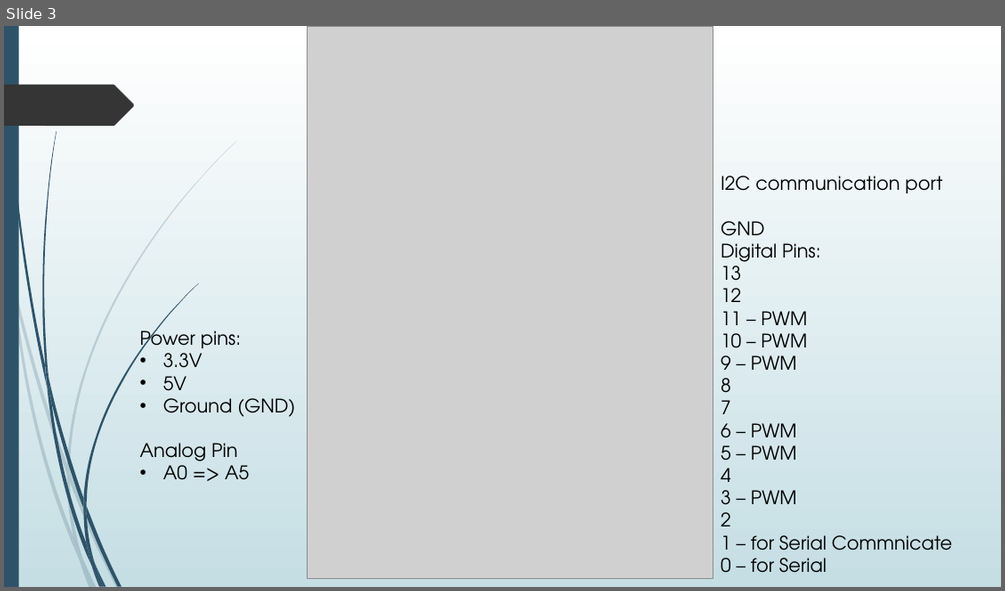
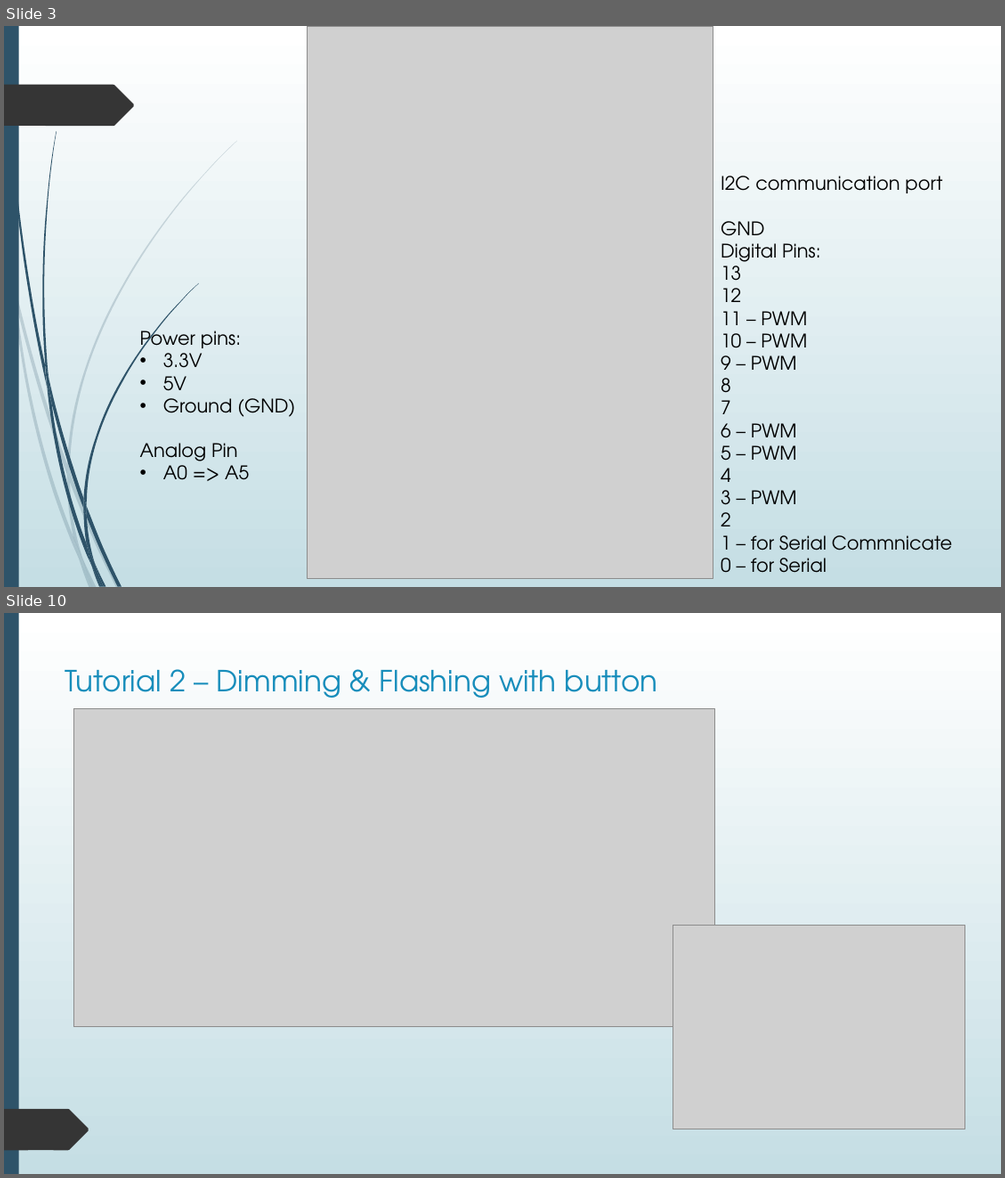
Before and after one commit to nxphi47/arduinoWSntuoss, a slide deck: Arduino_workshop.pptx. Shown one above the other, each under a label of ours: slide 3 before the commit, slides 3 and 10 after it; the slides between them are not shown. The pictures are 1005x591 and 1005x1178 pixels, drawn with LibreOffice and Linux fonts; fonts in the diff are those of the drawing; grey boxes stand for pictures. Boxes give left, top, right and bottom in pixels: in the first picture for what was removed or moved away, otherwise in the second. Text is boxed around its words. In the diff, an @@ line names an element or a change of style, - is before the commit and + after.

```diff
--- a/Arduino_workshop.pptx
+++ b/Arduino_workshop.pptx
@@ slide 10 added at [4,613,1001,1174], background gradient #FFFFFF to #C5DEE5; not listed: 23 template elements that a slide beside it also shows @@
@@ rectangle added at [4,613,1001,1174], fill gradient #FFFFFF to #C5DEE5 @@
@@ rectangle added at [4,613,19,1174], fill #2E5369 @@
@@ title added at [65,669,658,698], 28 pt, text #178DBB @@
+Tutorial 2 – Dimming & Flashing with button
@@ picture added at [73,709,714,1027] @@
@@ picture added at [672,925,965,1129] @@
@@ freeform shape added at [4,1109,89,1150], fill #353535 @@
```
Also in this commit, not shown: 1 slide changed, 11 other slides added, 3 other files.
